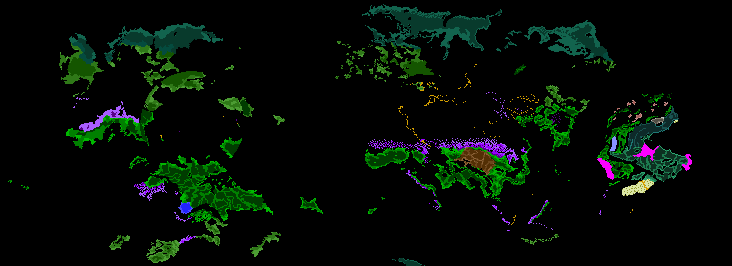
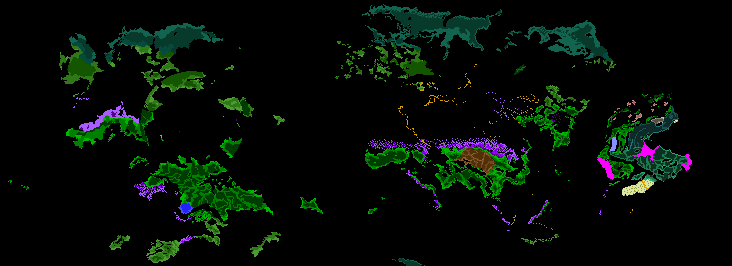
Layered file, before and after one edit (732×266). Changes by layer:
painted on "2" over (613, 136, 691, 177)
painted on "trees.bmp" over (614, 111, 646, 137)
